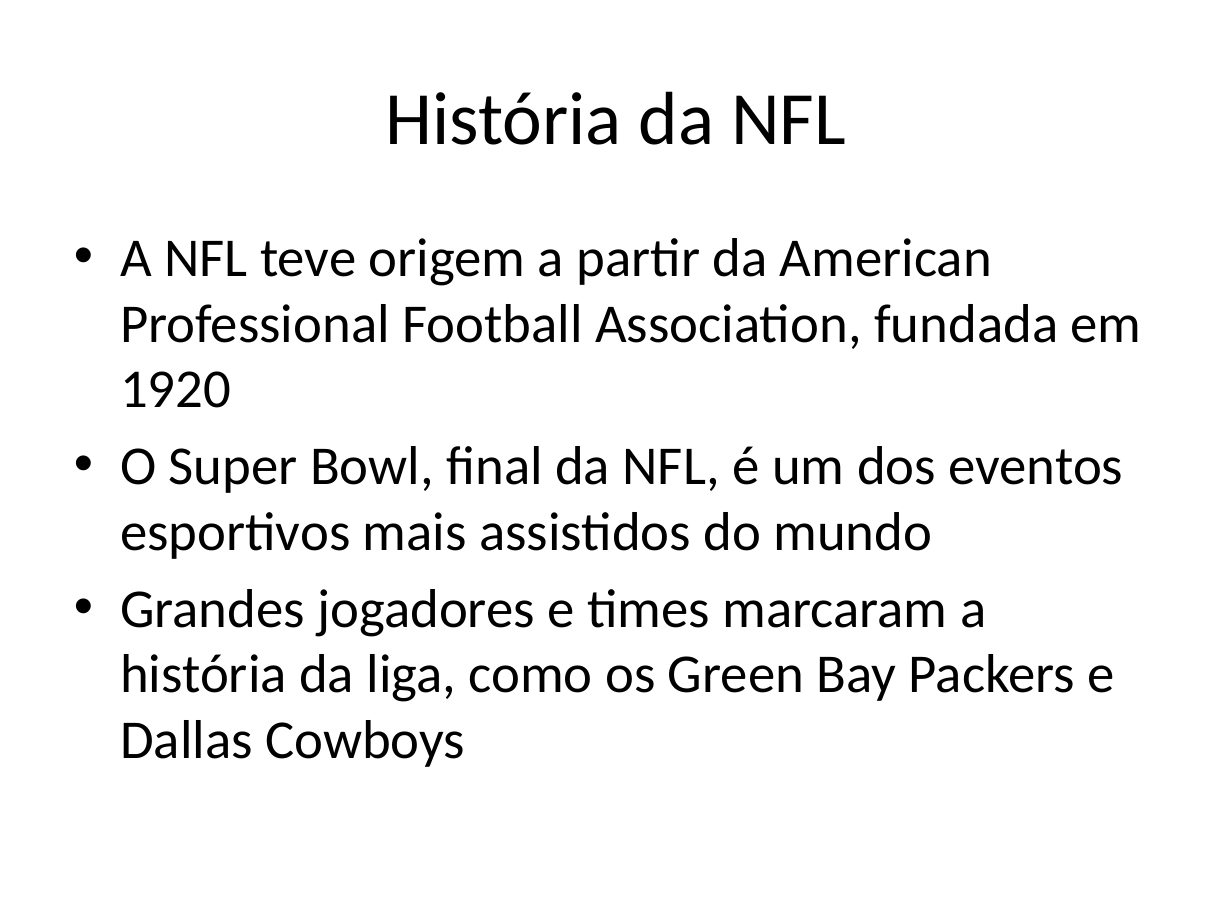
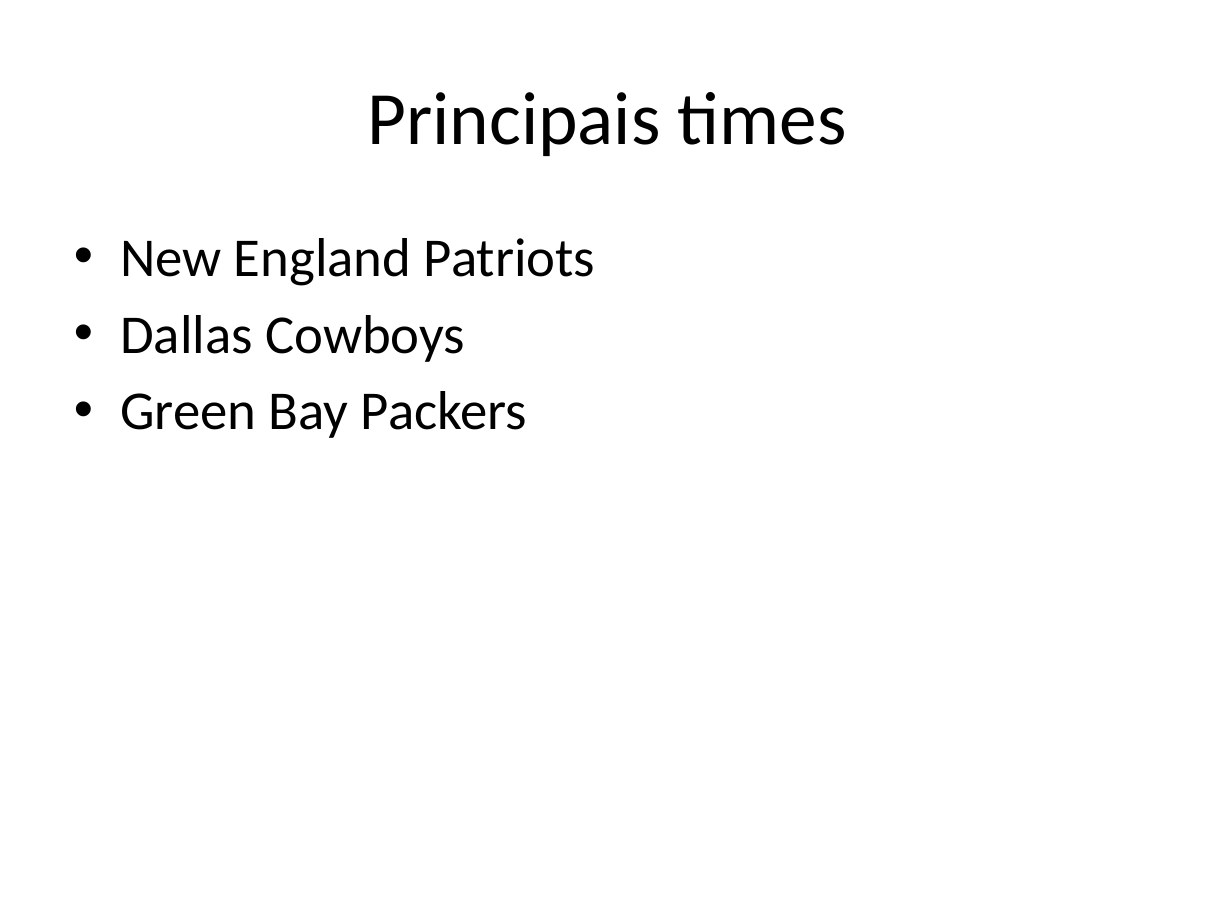
Before and after one commit to lcdlemos/EstagioNutes, a slide deck: slide 5 of IA/auto_apresentacao_IA.pptx (slide 3 before the commit). Drawn at 1232x924 pixels with LibreOffice and Linux fonts; fonts in the diff are those of the drawing. Boxes give left, top, right and bottom in pixels: in the first picture for what was removed or moved away, otherwise in the second. Text is boxed around its words. In the diff, an @@ line names an element or a change of style, - is before the commit and + after.

Commit message:
versão finalizada com exemplo da nfl

```diff
--- a/IA/auto_apresentacao_IA.pptx
+++ b/IA/auto_apresentacao_IA.pptx
@@ title at (368,92,847,156): text changed @@
-História da NFL
+Principais times
@@ text at (120,238,595,438): text changed @@
-• A NFL teve origem a partir da American Professional Football Association, fundada em 1920
-• O Super Bowl, final da NFL, é um dos eventos esportivos mais assistidos do mundo
-• Grandes jogadores e times marcaram a história da liga, como os Green Bay Packers e Dallas Cowboys
+• New England Patriots
+• Dallas Cowboys
+• Green Bay Packers
```
Also in this commit, not shown: 8 other slides changed, 9 slides added, 5 slides removed, 7 other files.
